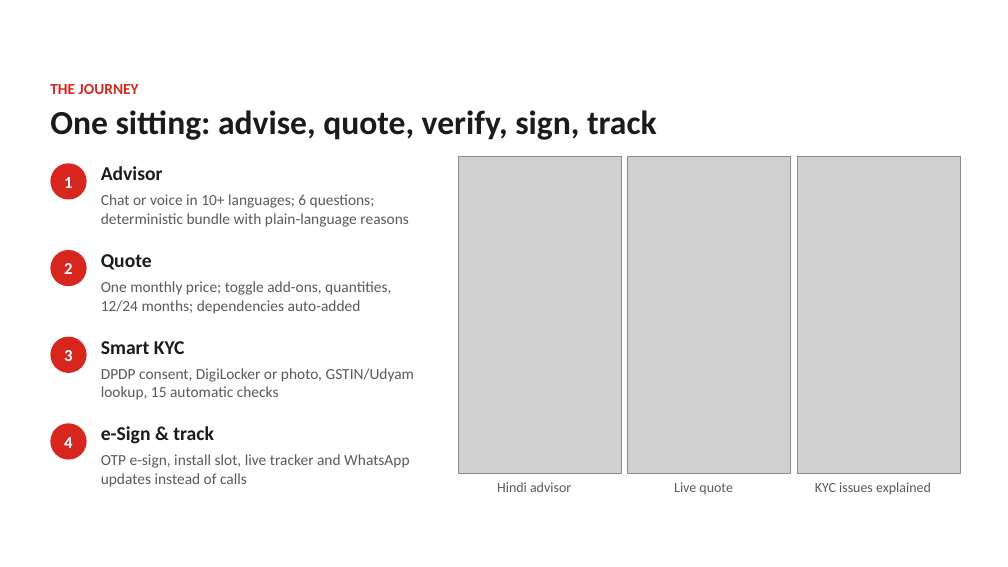
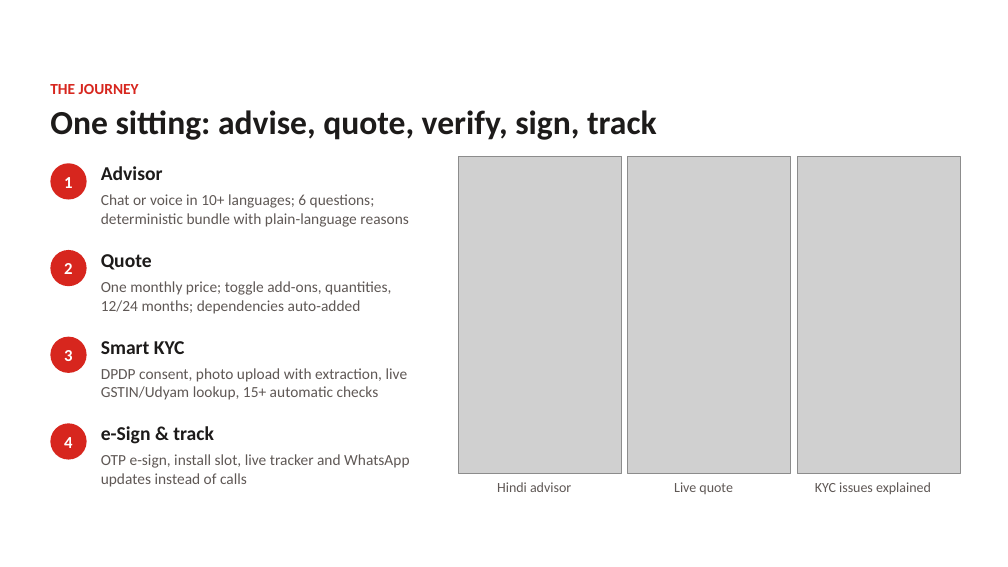
Before and after one commit to Psquare31/Airtel-Sync-26, a slide deck: slide 5 of docs/deck/Udyam_Digital_Business_Case.pptx. Drawn at 1008x567 pixels with LibreOffice and Linux fonts; fonts in the diff are those of the drawing; grey boxes stand for pictures; background and template pictures are left out. Boxes give left, top, right and bottom in pixels: in the first picture for what was removed or moved away, otherwise in the second. Text is boxed around its words. In the diff, an @@ line names an element or a change of style, - is before the commit and + after.

Commit message:
advisor asks current tools; kyc requires udyam for registered businesses, udyam lookup in ui, digilocker optional

```diff
--- a/docs/deck/Udyam_Digital_Business_Case.pptx
+++ b/docs/deck/Udyam_Digital_Business_Case.pptx
@@ text at (x1=101, y1=368, x2=408, y2=400): text changed @@
-DPDP consent, DigiLocker or photo, GSTIN/Udyam lookup, 15 automatic checks
+DPDP consent, photo upload with extraction, live GSTIN/Udyam lookup, 15+ automatic checks
```
Also in this commit, not shown: 2 other slides changed, 19 other files.
